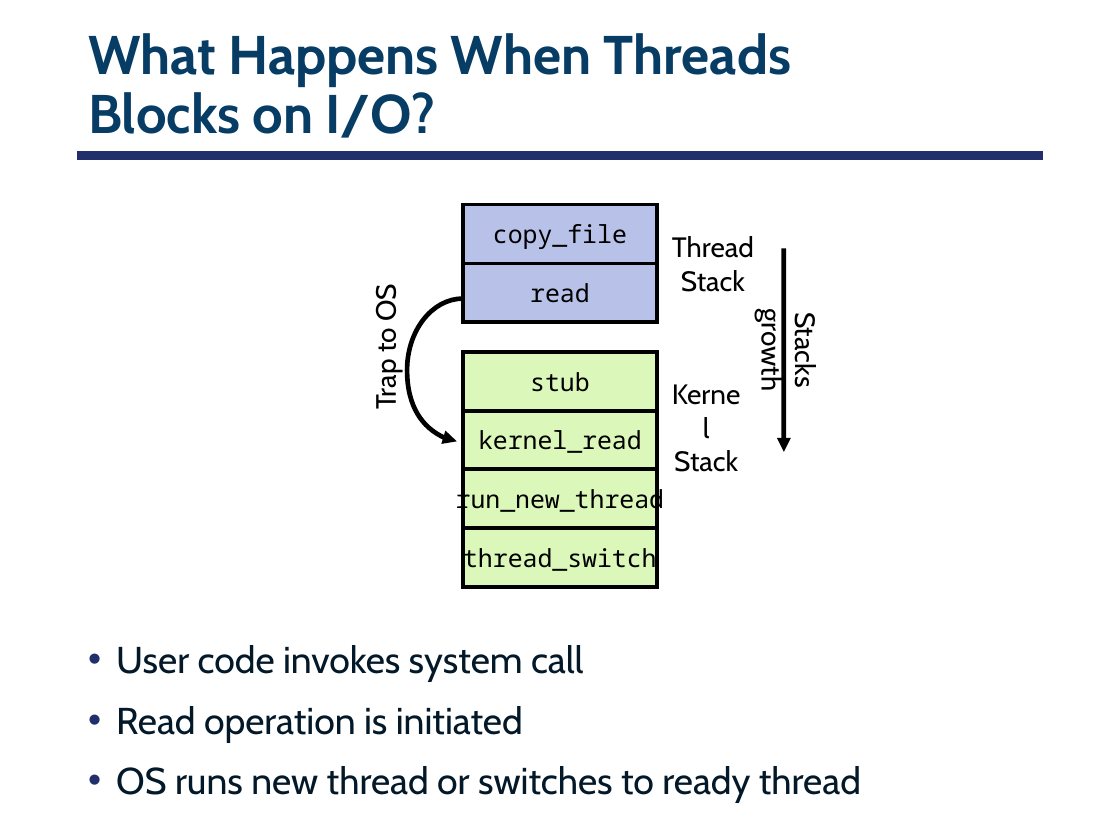
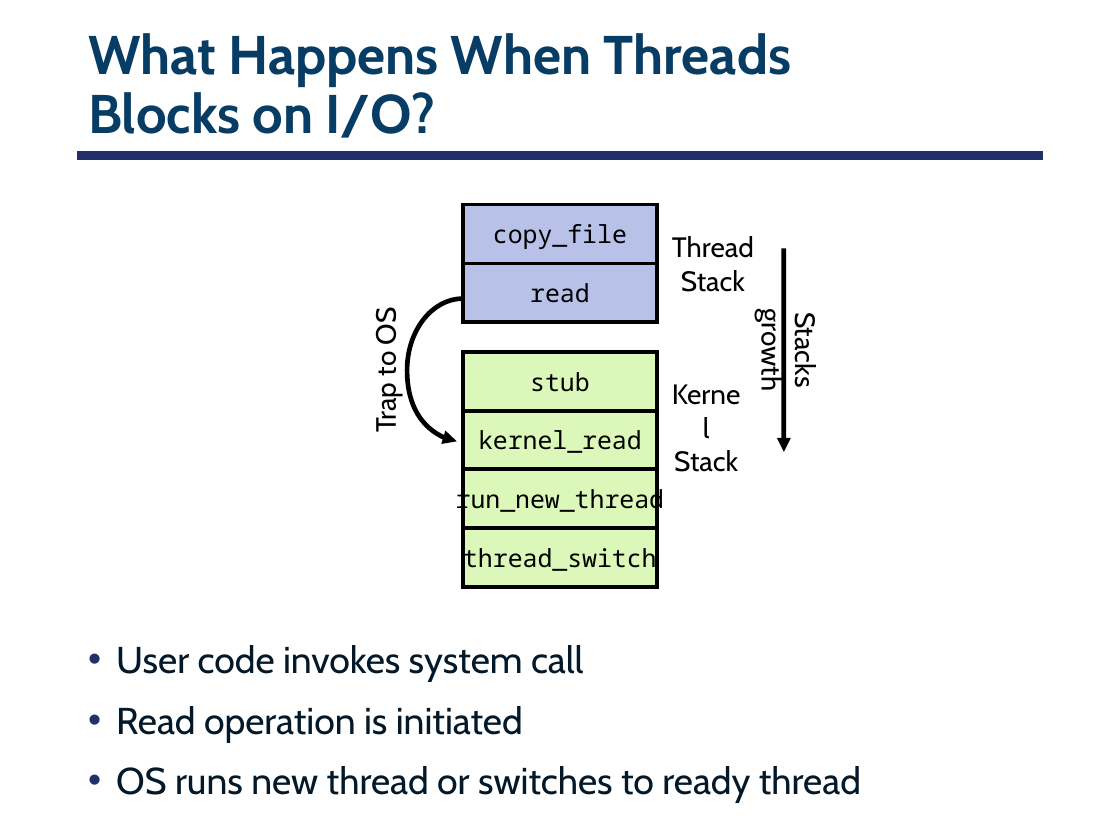
Before and after one commit to smajidzahedi/ECE350, a slide deck: slide 14 of 03-multithreaded.pptx. Drawn at 1120x840 pixels with LibreOffice and Linux fonts; fonts in the diff are those of the drawing. Boxes give left, top, right and bottom in pixels: in the first picture for what was removed or moved away, otherwise in the second. Text is boxed around its words. In the diff, an @@ line names an element or a change of style, - is before the commit and + after.

```diff
--- a/03-multithreaded.pptx
+++ b/03-multithreaded.pptx
@@ text "Trap to OS": place and size @@
-text "Trap to OS" at <box>369,287,403,408</box>
+text "Trap to OS" at <box>369,310,403,431</box>
```
Also in this commit, not shown: 3 other slides changed, 4 other files.
